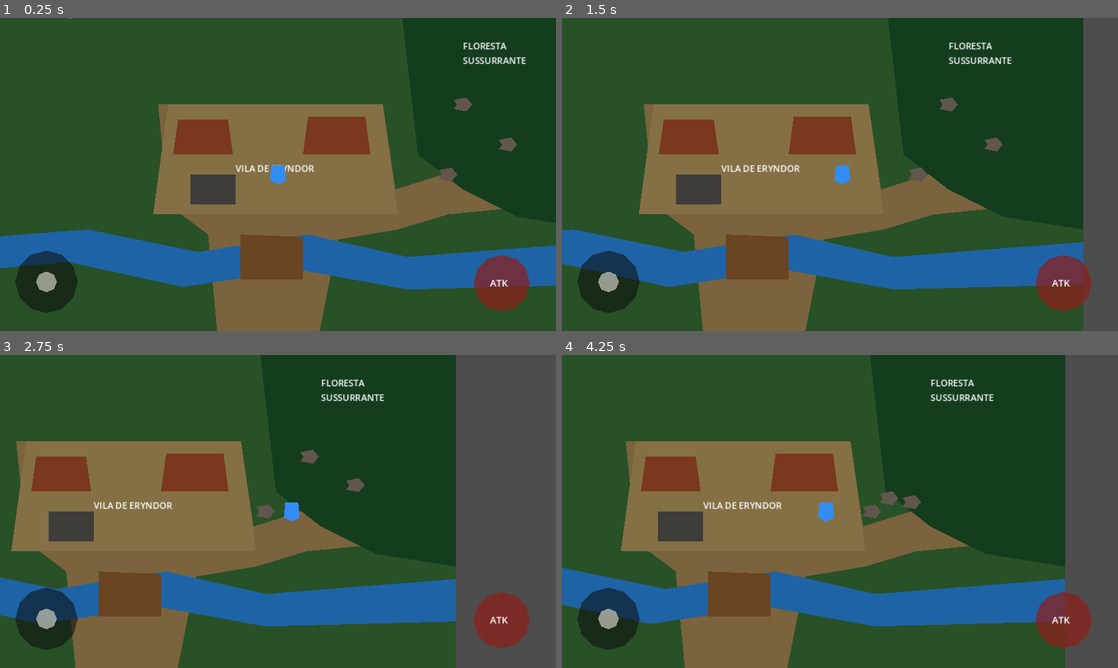
Above: before the commit, frames 1-4 (two rows, left to right).
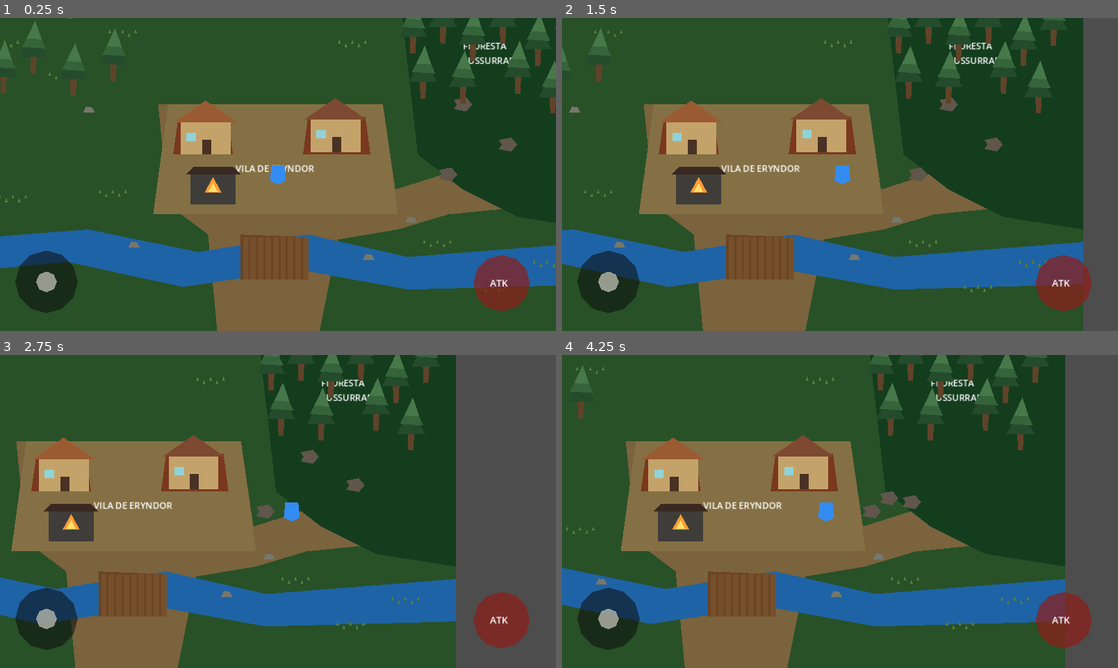
Above: after the commit, the same moments.

Repository: Surgaj/Aervalon
Game: Godot game, scene res://scenes/world/eryndor.tscn
The game is run twice, just before and just after one commit, with the same random seed, the same clock (stepped at 60 frames per second) and the same inputs.
Inputs (mouse positions are in pixels of both pictures, inside the frame that each line leads up to):
- Up to frame 1 (0.25 s): no input
- Up to frame 2 (1.5 s): tap Enter at 0.5 s; move the mouse to (962, 158) at 0.52 s; hold D (move_right) 0.53-1.25 s; tap Space (attack) at 0.6 s; click (962, 158) at 0.67 s; drag from (728, 190) to (873, 174) at 1.27 s
- Up to frame 3 (2.75 s): move the mouse to (333, 442) at 2.02 s; hold D (move_right) from 2.03 s (still down); tap Space (attack) at 2.1 s
- Up to frame 4 (4.25 s): release D (move_right) at 2.75 s; drag from (812, 574) to (673, 464) at 2.77 s; move the mouse to (1006, 558) at 3.52 s; hold A (move_left) from 3.53 s (still down); tap Space (attack) at 3.6 s

The runs differ from the first frame. In frame 1, 5.0% of the frame differs, in the area x 0-100%, y 0-87%; in frame 2, 4.7%; in frame 3, 4.5%; in frame 4, 4.7%.

Commit message:
feat: render detailed Eryndor world layer

Diff:
--- a/scenes/world/eryndor.tscn
+++ b/scenes/world/eryndor.tscn
@@ -1,10 +1,14 @@
-[gd_scene load_steps=4 format=3]
+[gd_scene load_steps=5 format=3]
 
 [ext_resource path="res://scenes/actors/player.tscn" type="PackedScene" id="1"]
 [ext_resource path="res://scenes/actors/wolf.tscn" type="PackedScene" id="2"]
 [ext_resource path="res://scripts/mobile_controls.gd" type="Script" id="3"]
+[ext_resource path="res://scripts/world_visuals.gd" type="Script" id="4"]
 
 [node name="Eryndor" type="Node2D"]
+
+[node name="WorldVisuals" type="Node2D" parent="."]
+script = ExtResource("4")
 
 [node name="Ground" type="Polygon2D" parent="."]
 polygon = PackedVector2Array(0,0,1280,0,1280,720,0,720)
